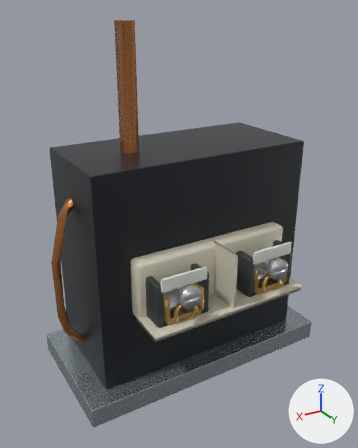
What one commit did to the glTF model lab/public/models/cutout_default.low.glb.
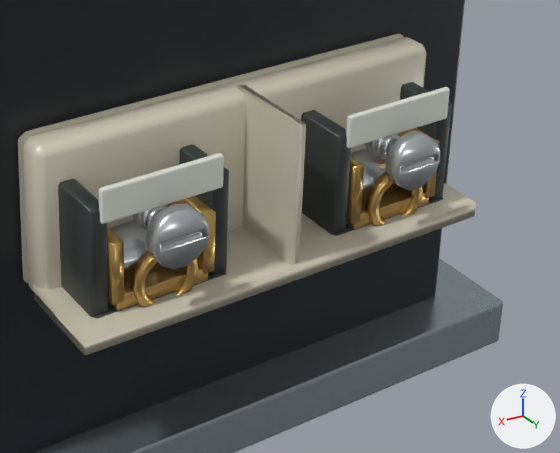
Each version is shown whole from a 50 mm lens placed at (0.613, 0.999, 1.243), pointed at (0.014, 0.0, 0.743), then close up on the part from 35% to 93% of the width and 47% to 84% of the height. Lighting does not change. The marker at lower right points along +X, +Y and +Z. The last two pictures show the newer version. Where no turn or scale is listed for an object, it has been applied to the vertices. Vertices at exactly the same position are counted once.

In view in the first close-up: 'Moulded terminal legend pad', 'Moulded terminal legend pad.001', 'detail:terminal-clamp:COM · Detail machined brass', 'detail:terminal-clamp:COM · Detail moulded engineering polymer', 'detail:terminal-clamp:COM · Detail zinc plated fixing', 'detail:terminal-clamp:OUT · Detail machined brass', 'detail:terminal-clamp:OUT · Detail moulded engineering polymer', 'detail:terminal-clamp:OUT · Detail zinc plated fixing', 'node-2', 'node-3', 'part:terminals · Original 5a609f27'.
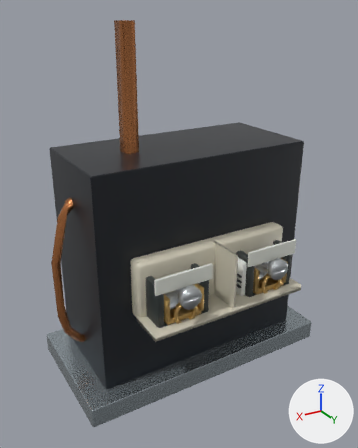
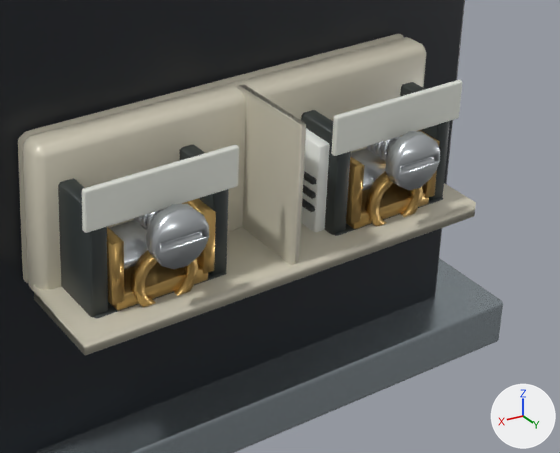
Where the change shows, as pixel boxes (x1, y1, x2, y2) in the close-ups (560 x 453 px; the box of a moved part takes in the faces that stretch with it):
'Moulded terminal legend pad.001', reshaped (25% wider, 24% taller): before (99, 153, 224, 224); after (82, 145, 239, 233)
'Moulded terminal legend pad', reshaped (26% wider, 24% taller): before (346, 87, 450, 148); after (331, 80, 462, 156)
'Insulating alignment cheek', added: after (301, 129, 330, 232)
'Installation details · Cable-entry elastomer', added: after (302, 171, 316, 212)
part 1 of me_cube_059, moved or reshaped: before (447, 87, 450, 112); after (458, 80, 462, 117)
part 2 of me_cube_059, moved or reshaped: before (346, 91, 449, 148); after (332, 84, 462, 156)
part 3 of me_cube_059, moved or reshaped: before (346, 87, 449, 147); after (331, 80, 462, 155)
part 4 of me_cube_060, moved or reshaped: before (221, 153, 224, 186); after (236, 145, 239, 185)
part 5 of me_cube_060, moved or reshaped: before (100, 157, 223, 224); after (82, 149, 238, 233)
part 6 of me_cube_060, moved or reshaped: before (99, 153, 223, 223); after (82, 145, 238, 232)

Edits to the bpy script that builds the scene:
```text
Add mat_printed_ivory_identification:
    mat_printed_ivory_identification = principled_material('Printed ivory identification')
    mat_printed_ivory_identification.base_color = (0.85, 0.87, 0.83)  # white #edf0eb
    mat_printed_ivory_identification.roughness = 0.52
    mat_printed_ivory_identification.coat_weight = 0.15
    mat_printed_ivory_identification.coat_roughness = 0.25
Add mat_cable_entry_elastomer:
    mat_cable_entry_elastomer = principled_material('Cable-entry elastomer')
    mat_cable_entry_elastomer.base_color = (0.029, 0.034, 0.034)  # dark grey #303434
    mat_cable_entry_elastomer.roughness = 0.78
    mat_cable_entry_elastomer.coat_weight = 0.15
    mat_cable_entry_elastomer.coat_roughness = 0.25
Change me_cube_059:
    used by ob_moulded_terminal_legend_pad; location = (-0.123, 0.204, 0.713)
    remove me_cube_059.from_pydata(...)  # 96 vertices, 188 faces; spans x -0.0575..0.0575, y -0.003..0.003, z -0.0155..0.0155
    add me_cube_059.from_pydata(...)  # 96 vertices, 188 faces; spans x -0.0725..0.0725, y -0.003..0.003, z -0.019..0.019
    me_cube_059 part 1: all 24 vertices in x -0.0575..-0.0555, y -0.003..0.003, z 0.0135..0.0155 are moved by (-0.015, 0.0, 0.0035)
    me_cube_059 part 2: all 24 vertices in x 0.0555..0.0575, y -0.003..0.003, z -0.0155..-0.0135 are moved by (0.015, 0.0, -0.0035)
    me_cube_059 part 3: all 24 vertices in x 0.0555..0.0575, y -0.003..0.003, z 0.0135..0.0155 are moved by (0.015, 0.0, 0.0035)
    other edits to the shape of me_cube_059 do not show in these pictures
Change me_cube_060:
    used by ob_moulded_terminal_legend_pad_001; location = (0.123, 0.204, 0.713)
    remove me_cube_060.from_pydata(...)  # 96 vertices, 188 faces; spans x -0.0575..0.0575, y -0.003..0.003, z -0.0155..0.0155
    add me_cube_060.from_pydata(...)  # 96 vertices, 188 faces; spans x -0.0725..0.0725, y -0.003..0.003, z -0.019..0.019
    me_cube_060 part 4: all 24 vertices in x -0.0575..-0.0555, y -0.003..0.003, z 0.0135..0.0155 are moved by (-0.015, 0.0, 0.0035)
    me_cube_060 part 5: all 24 vertices in x 0.0555..0.0575, y -0.003..0.003, z -0.0155..-0.0135 are moved by (0.015, 0.0, -0.0035)
    me_cube_060 part 6: all 24 vertices in x 0.0555..0.0575, y -0.003..0.003, z 0.0135..0.0155 are moved by (0.015, 0.0, 0.0035)
    other edits to the shape of me_cube_060 do not show in these pictures
Add me_cube_059_1:
    me_cube_059_1.from_pydata(...)  # 24 vertices, 44 faces; spans x -0.0092..0.0092, y -0.0367..0.0367, z -0.0457..0.0457
    me_cube_059_1.materials.append(mat_printed_ivory_identification)  # white #edf0eb
Add me_cube_060_1:
    me_cube_060_1.from_pydata(...)  # 73 vertices, 134 faces; spans x -0.0024..0.0024, y -0.0189..0.0189, z -0.0024..0.0304
    me_cube_060_1.materials.append(mat_cable_entry_elastomer)  # dark grey #303434
Add ob_insulating_alignment_cheek:
    ob_insulating_alignment_cheek = bpy.data.objects.new('Insulating alignment cheek', me_cube_059_1)
    ob_insulating_alignment_cheek.location = (-0.055, 0.155, 0.653)
Add ob_installation_details___cable_entry_elastomer:
    ob_installation_details___cable_entry_elastomer = bpy.data.objects.new('Installation details · Cable-entry elastomer', me_cube_060_1)
    ob_installation_details___cable_entry_elastomer.location = (-0.044, 0.171, 0.635)
```
